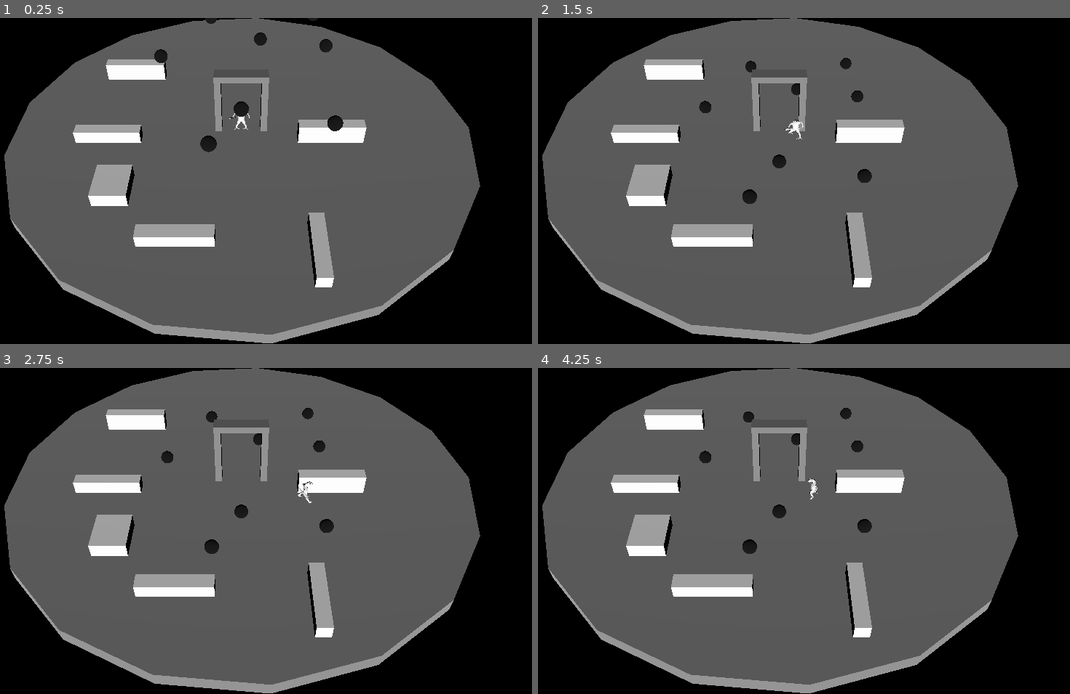
Above: before the commit, frames 1-4 (two rows, left to right).
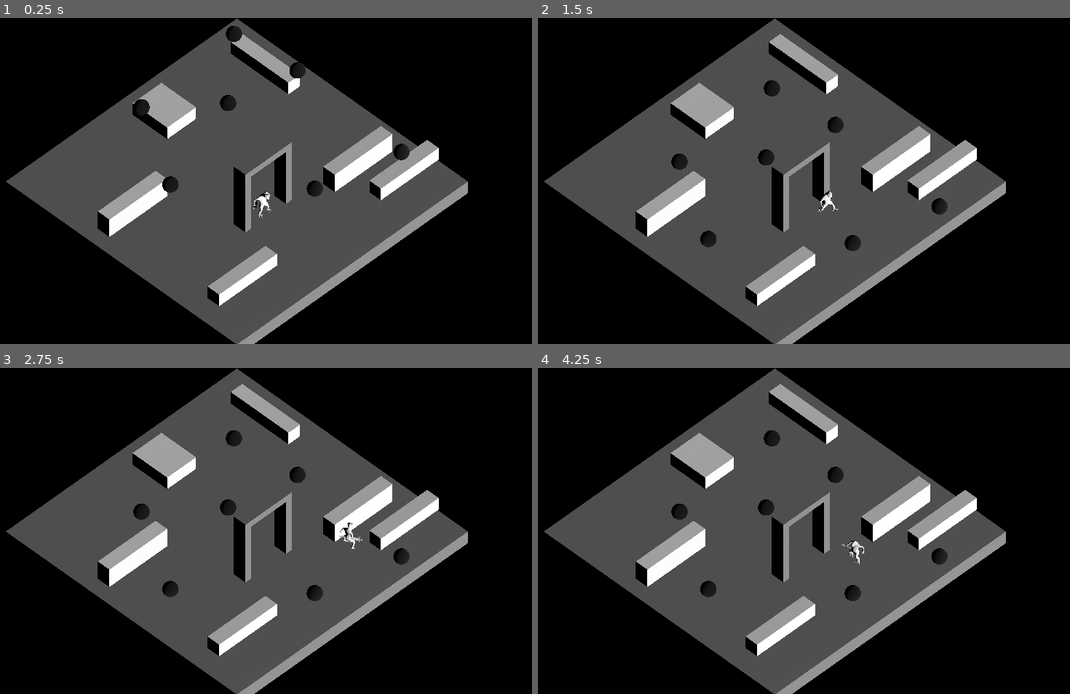
Above: after the commit, the same moments.

Repository: ralabate/salamander-sorcerer
Game: Godot game, scene res://main.tscn
Two runs of this game, one before a commit and one after it. Both use one fixed random seed, a clock stepped at 60 frames per second and the inputs below.
Inputs:
- Up to frame 1 (0.25 s): no input
- Up to frame 2 (1.5 s): tap Enter (ui_accept) at 0.5, 0.77 s; hold Right (ui_right) 0.53-1.28 s; hold Down (ui_down) from 1.28 s (still down)
- Up to frame 3 (2.75 s): tap Enter (ui_accept) at 1.52 s; release Down (ui_down) at 2.03 s; hold Right (ui_right) from 2.03 s (still down)
- Up to frame 4 (4.25 s): release Right (ui_right) at 2.78 s; hold Up (ui_up) 2.78-3.53 s; tap Enter (ui_accept) at 3.02, 3.77 s; hold Left (ui_left) from 3.53 s (still down)

The runs differ from the first frame. In frame 1, 39% of the frame differs, in the area x 0-91%, y 0-100%; in frame 2, 39%; in frame 3, 39%; in frame 4, 39%.

Commit message:
playing around with playfield and camera size

Diff:
--- a/salamander/main.tscn
+++ b/salamander/main.tscn
@@ -37,31 +37,32 @@
 material = SubResource("StandardMaterial3D_0xm2m")
 
 [node name="CSGBox3D7" type="CSGBox3D" parent="CSGCombiner3D"]
-transform = Transform3D(1, 0, 0, 0, 1, 0, 0, 0, 1, -9.165064, 1.25, -7.1160254)
+transform = Transform3D(1, 0, 0, 0, 1, 0, 0, 0, 1, -5.665064, 1.25, -5.6160254)
 size = Vector3(5, 1.5, 1)
 material = SubResource("StandardMaterial3D_0xm2m")
 
 [node name="CSGBox3D9" type="CSGBox3D" parent="CSGCombiner3D"]
-transform = Transform3D(-4.371139e-08, 0, -1, 0, 1, 0, 1, 0, -4.371139e-08, 4.834936, 1, 12.383974)
+transform = Transform3D(-4.371139e-08, 0, -1, 0, 1, 0, 1, 0, -4.371139e-08, 8.834936, 1, -8.616026)
 size = Vector3(5, 1, 1)
 material = SubResource("StandardMaterial3D_0xm2m")
 
 [node name="CSGBox3D5" type="CSGBox3D" parent="CSGCombiner3D"]
-transform = Transform3D(1, 0, 0, 0, 1, 0, 0, 0, 1, -10.165064, 1, 1.3839746)
+transform = Transform3D(1, 0, 0, 0, 1, 0, 0, 0, 1, -5.165064, 1, 3.3839746)
 size = Vector3(5, 1, 1)
 material = SubResource("StandardMaterial3D_0xm2m")
 
 [node name="CSGBox3D8" type="CSGBox3D" parent="CSGCombiner3D"]
-transform = Transform3D(1, 0, 0, 0, 1, 0, 0, 0, 1, -8.915064, 1, 6.8839746)
+transform = Transform3D(1, 0, 0, 0, 1, 0, 0, 0, 1, 1.5849361, 1, -10.116026)
 size = Vector3(2.5, 1, 3)
 material = SubResource("StandardMaterial3D_0xm2m")
 
 [node name="CSGBox3D6" type="CSGBox3D" parent="CSGCombiner3D"]
-transform = Transform3D(1, 0, 0, 0, 1, 0, 0, 0, 1, -4.165064, 1, 11.383974)
+transform = Transform3D(1, 0, 0, 0, 1, 0, 0, 0, 1, 8.334936, 1, 3.883974)
 size = Vector3(5, 1, 1)
 material = SubResource("StandardMaterial3D_0xm2m")
 
 [node name="CircularFloor" type="CSGCylinder3D" parent="CSGCombiner3D"]
+visible = false
 radius = 18.0
 height = 1.0
 sides = 17
@@ -76,10 +77,15 @@
 operation = 2
 size = Vector3(3, 4.5, 3)
 
+[node name="Floor" type="CSGBox3D" parent="CSGCombiner3D"]
+transform = Transform3D(1, 0, 0, 0, 1, 0, 0, 0, 1, 0.75, 0, -3)
+size = Vector3(20, 1, 20)
+
 [node name="Camera3D" type="Camera3D" parent="."]
-transform = Transform3D(1, 0, 0, 0, 0.70710677, 0.70710677, 0, -0.70710677, 0.70710677, 0, 26.5, 32)
+transform = Transform3D(0.7071068, 0.5, -0.5, 0, 0.70710677, 0.70710677, 0.7071068, -0.5, 0.5, -8.375, 13.72, 6.505)
+projection = 1
 fov = 35.0
-size = 23.857
+size = 20.0
 
 [node name="DirectionalLight3D" type="DirectionalLight3D" parent="."]
 transform = Transform3D(1, 0, 0, 0, 0.9659258, 0.25881904, 0, -0.25881904, 0.9659258, 0, 23, 37)
@@ -146,12 +152,3 @@
 
 [node name="MeshInstance3D" type="MeshInstance3D" parent="Badguy7"]
 mesh = SubResource("SphereMesh_ig7tw")
-
-[node name="Badguy8" type="RigidBody3D" parent="."]
-transform = Transform3D(1, 0, 0, 0, 1, 0, 0, 0, 1, -2, 6, 8)
-
-[node name="CollisionShape3D" type="CollisionShape3D" parent="Badguy8"]
-shape = SubResource("SphereShape3D_0xm2m")
-
-[node name="MeshInstance3D" type="MeshInstance3D" parent="Badguy8"]
-mesh = SubResource("SphereMesh_ig7tw")
